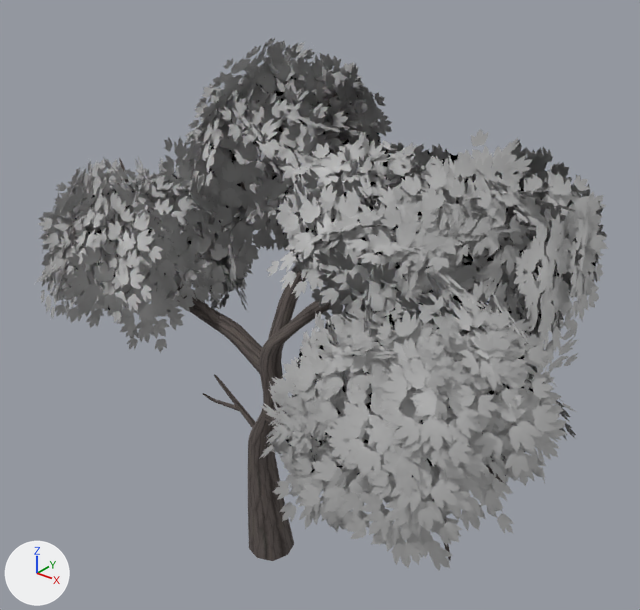
What one commit did to the glTF model public/models/qtrees/MapleTree_3.glb.
Rendered twice from a 50 mm camera at (6.95, -7.54, 8.91) aimed at (0.22, 0.87, 3.69). Lighting does not change. The marker at lower left points along +X, +Y and +Z. The first picture is the older version. Where no turn or scale is listed for an object, it has been applied to the vertices.

Objects in the first picture: 'MapleTree_3'.
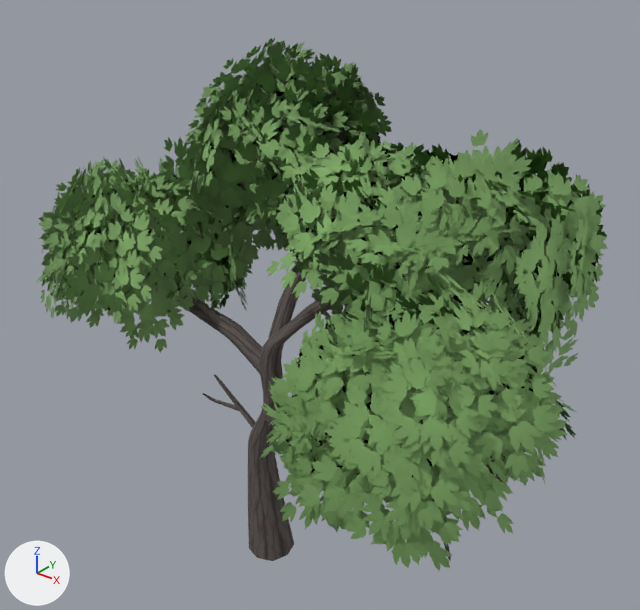
The change, as a list of edits to the scene's bpy script:
```text
Change mat_mapletree_leaves:
    add n5 = _N.new('ShaderNodeMix'); n5.name = 'Mix'
    add n5.data_type = 'RGBA'
    add n5.blend_type = 'MULTIPLY'
    add n5.inputs[0].default_value = 1.0  # 'Factor'
    add n5.inputs[7].default_value = (0.42, 0.78, 0.26, 1.0)  # 'B', green #ade58b
    where n4 = _N.new('ShaderNodeTexImage'); n4.name = 'Image Texture'
    where n0 = _N.new('ShaderNodeBsdfPrincipled'); n0.name = 'Principled BSDF'
    remove _L.new(n4.outputs[0], n0.inputs[0])  # 'Color' to 'Base Color'
    add _L.new(n5.outputs[2], n0.inputs[0])  # 'Result' to 'Base Color'
    add _L.new(n4.outputs[0], n5.inputs[6])  # 'Color' to 'A'
```

Boxes (x1, y1, x2, y2) around the edits, measured in the pictures (640 x 610 px):
'MapleTree_3', recoloured (grey to green)
    both: (36, 38, 608, 572)
